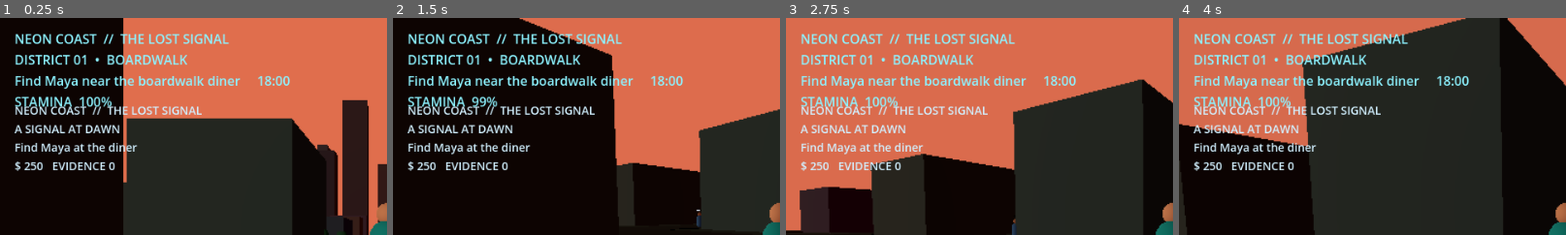
Above: before the commit, frames 1-4 (left to right).
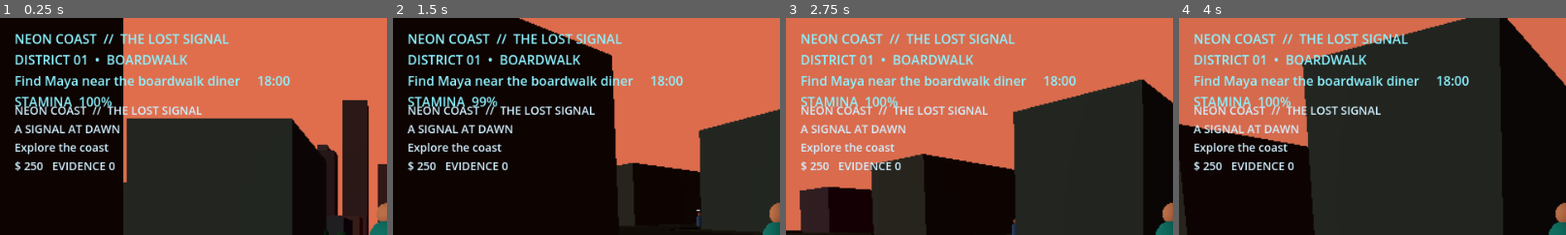
Above: after the commit, the same moments.

Repository: dzieminskidaniel6-sys/neon-coast-
Game: Godot game, scene res://scenes/main.tscn
Same seed, same stepped clock (60 frames per second), same inputs: the game is played once before the commit and once after it.
Inputs (mouse positions are % of the whole screen's width and height, from its top left):
- Up to frame 1 (0.25 s): no input
- Up to frame 2 (1.5 s): move the mouse to (72, 45) at 0.52 s; hold D (move_right) 0.53-1.28 s; hold E (interact) 0.53-1.28 s; click (72, 45) at 0.67 s; tap Space (jump) at 0.77 s; move the mouse to (45, 50) at 1.27 s; hold W (move_forward) from 1.28 s (still down); tap Shift (sprint) at 1.35 s
- Up to frame 3 (2.75 s): keep holding W (move_forward); tap Space (jump) at 1.52 s; move the mouse to (52, 48) at 2.02 s; hold E (interact) from 2.03 s (still down)
- Up to frame 4 (4 s): keep holding W (move_forward); move the mouse to (49, 52) at 2.77 s; release E (interact) at 2.78 s; tap Shift (sprint) at 2.85 s; click (49, 52) at 2.92 s; tap Space (jump) at 3.02, 3.77 s; move the mouse to (57, 51) at 3.52 s; hold E (interact) from 3.53 s (still down)
The pictures show only the part of the screen within x 0-50%, y 0-50%; the shares and areas given below are measured in that part.

The runs differ from the first frame. In frame 1, 0.8% of the frame differs, in the area x 4-36%, y 57-63%; in frame 2, 0.8%; in frame 3, 0.7%; in frame 4, 0.8%.

Commit message:
feat: resolve and display campaign ending after finale

Diff:
--- a/godot/scripts/systems/game_director.gd
+++ b/godot/scripts/systems/game_director.gd
@@ -81,6 +81,8 @@
 	var objective_line:="Explore the coast"
 	if not mission.is_empty():
 		title=str(mission.get("title","MISSION"))
+	elif GameState.get_flag("campaign_ending",false):
+		title="ENDING: "+str(GameState.get_flag("campaign_ending_title","Static"))
 		var objectives: Array=mission.get("objectives",[])
 		var index:=MissionManager.active_objective_index
 		if index<objectives.size(): objective_line=str(objectives[index].get("text","Continue"))
@@ -113,9 +115,14 @@
 	objective.global_position=base+offset
 
 func _on_mission_completed(mission: Dictionary) -> void:
-	GameState.set_flag("last_completed_mission",str(mission.get("id","")))
+	var mission_id:=str(mission.get("id",""))
+	GameState.set_flag("last_completed_mission",mission_id)
+	if mission_id=="m20":
+		var ending:=EndingManager.resolve_ending()
+		GameState.set_flag("campaign_ending",str(ending.get("id","ending_broken_signal")))
+		GameState.set_flag("campaign_ending_title",str(ending.get("title","Static")))
 	_update_hud()
-	call_deferred("_start_next_mission")
+	if mission_id!="m20": call_deferred("_start_next_mission")
 
 func _start_next_mission() -> void:
 	MissionManager.start_next_available()
